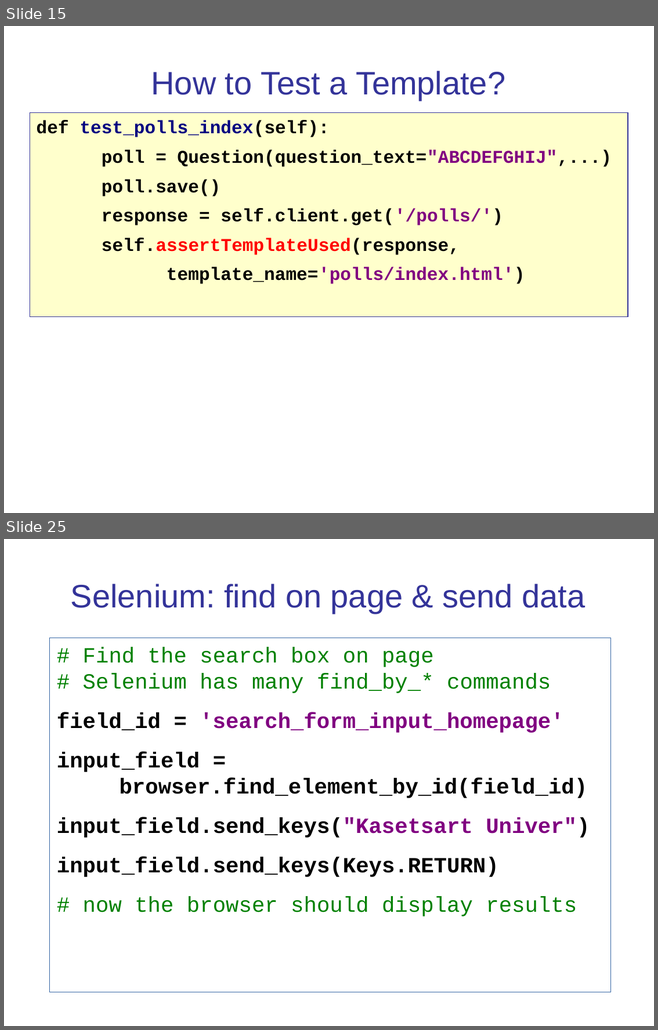
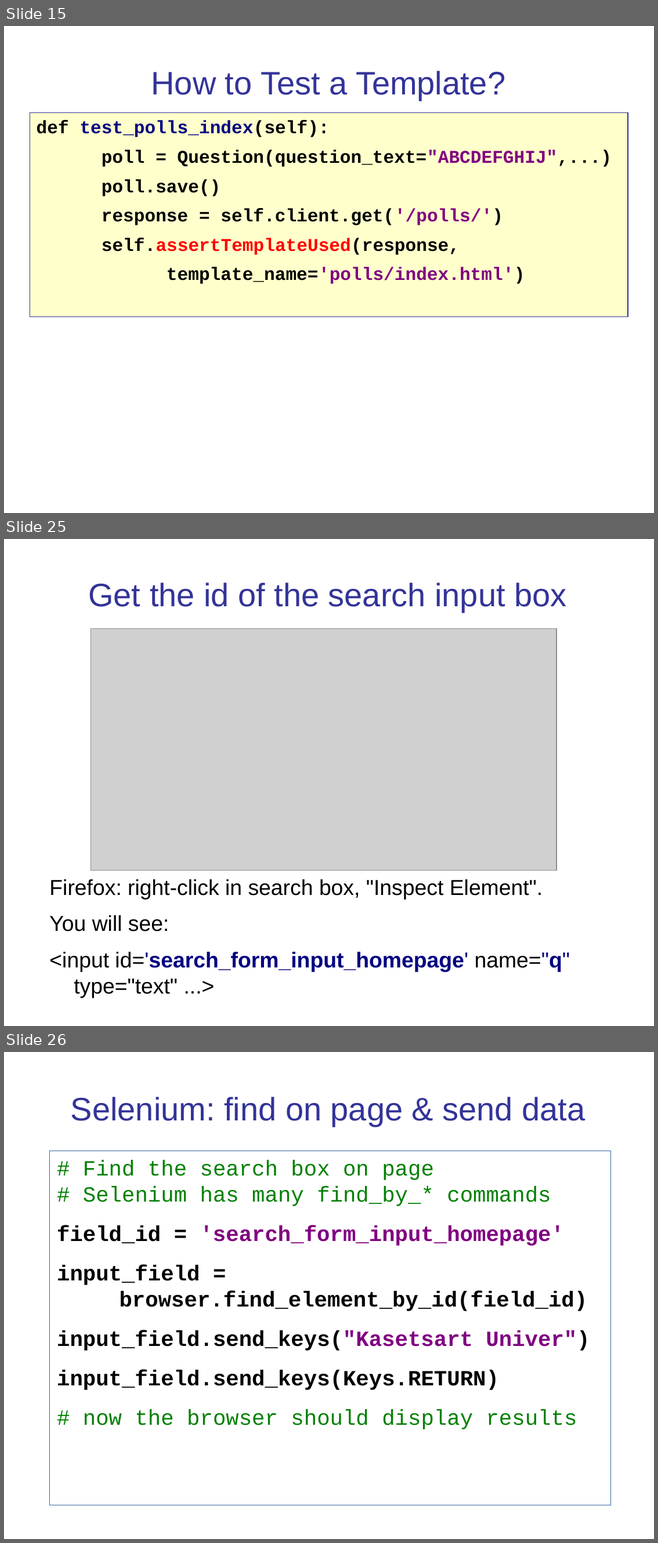
Before and after one commit to cpske/ISP, a slide deck: testing/WebTesting.ppt. Shown one above the other, each under a label of ours: slides 15 and 25 before the commit, slides 15, 25 and 26 after it; the slides between them are not shown. The pictures are 658x1030 and 658x1543 pixels, drawn with LibreOffice and Linux fonts; fonts in the diff are those of the drawing; grey boxes stand for pictures. Boxes give left, top, right and bottom in pixels: in the first picture for what was removed or moved away, otherwise in the second. Text is boxed around its words. In the diff, an @@ line names an element or a change of style, - is before the commit and + after.

```diff
--- a/testing/WebTesting.ppt
+++ b/testing/WebTesting.ppt
@@ slide 25 added at (x1=4, y1=539, x2=654, y2=1026), background #FFFFFF @@
@@ title added at (x1=88, y1=583, x2=566, y2=612), 36 pt, text #333399 @@
+Get the id of the search input box
@@ picture added at (x1=90, y1=629, x2=556, y2=870) @@
@@ text added at (x1=49, y1=879, x2=570, y2=998), 24 pt, text #000000 @@
+Firefox: right-click in search box, "Inspect Element".
+You will see:
+<input id='search_form_input_homepage' name="q"
+type="text" ...>
@@ what was slide 25 is now slide 26 @@
```
Also in this commit, not shown: 11 slides changed, 9 other files.
